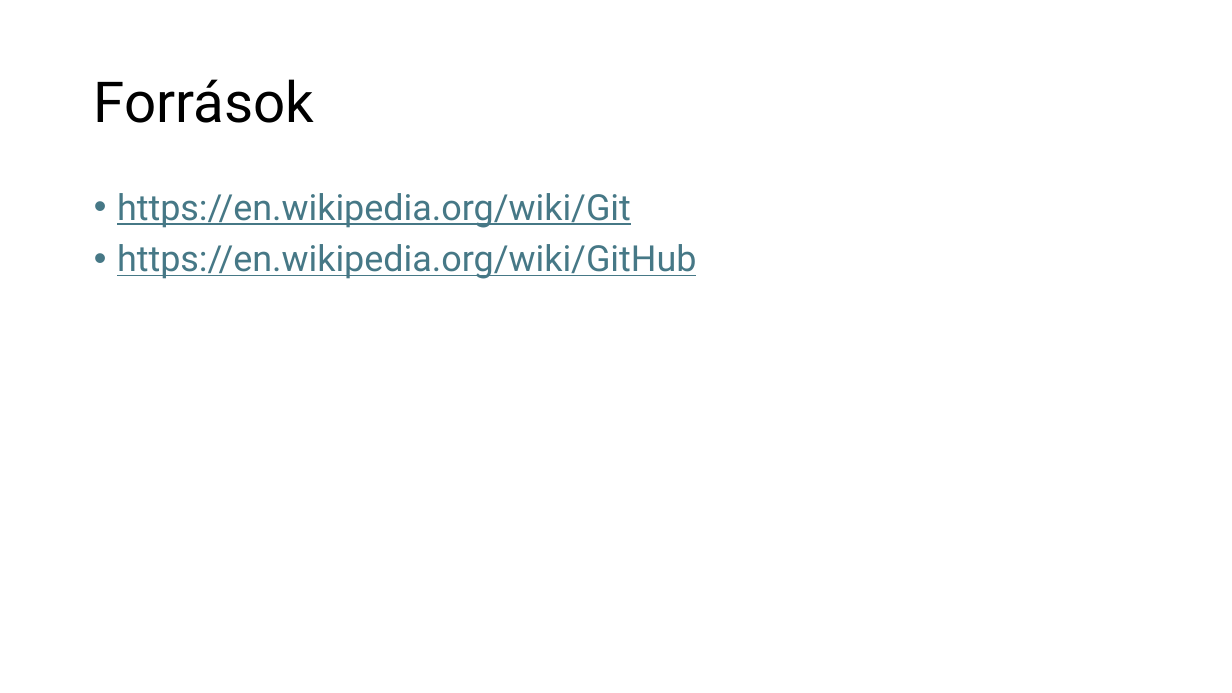
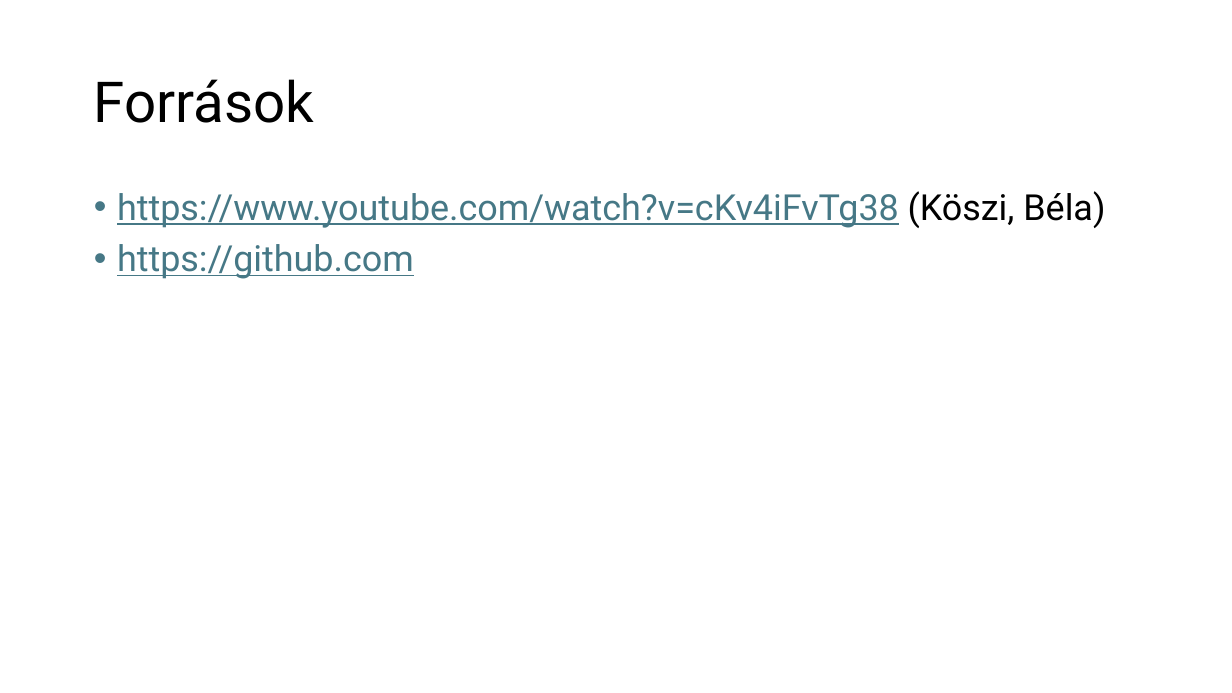
Before and after one commit to Maho-Yoshino/School_Notes, a slide deck: slide 11 of 2025-2026/IKT/github/Github.pptx (slide 4 before the commit). Drawn at 1232x693 pixels with LibreOffice and Linux fonts; fonts in the diff are those of the drawing. Boxes give left, top, right and bottom in pixels: in the first picture for what was removed or moved away, otherwise in the second. Text is boxed around its words. In the diff, an @@ line names an element or a change of style, - is before the commit and + after.

```diff
--- a/2025-2026/IKT/github/Github.pptx
+++ b/2025-2026/IKT/github/Github.pptx
@@ text at box(117, 191, 1105, 279): text changed @@
-• https://en.wikipedia.org/wiki/Git
-• https://en.wikipedia.org/wiki/GitHub
+• https://www.youtube.com/watch?v=cKv4iFvTg38 (Köszi, Béla)
+• https://github.com
```
Also in this commit, not shown: 1 other slide changed, 10 slides added, 2 slides removed, 5 other files.
